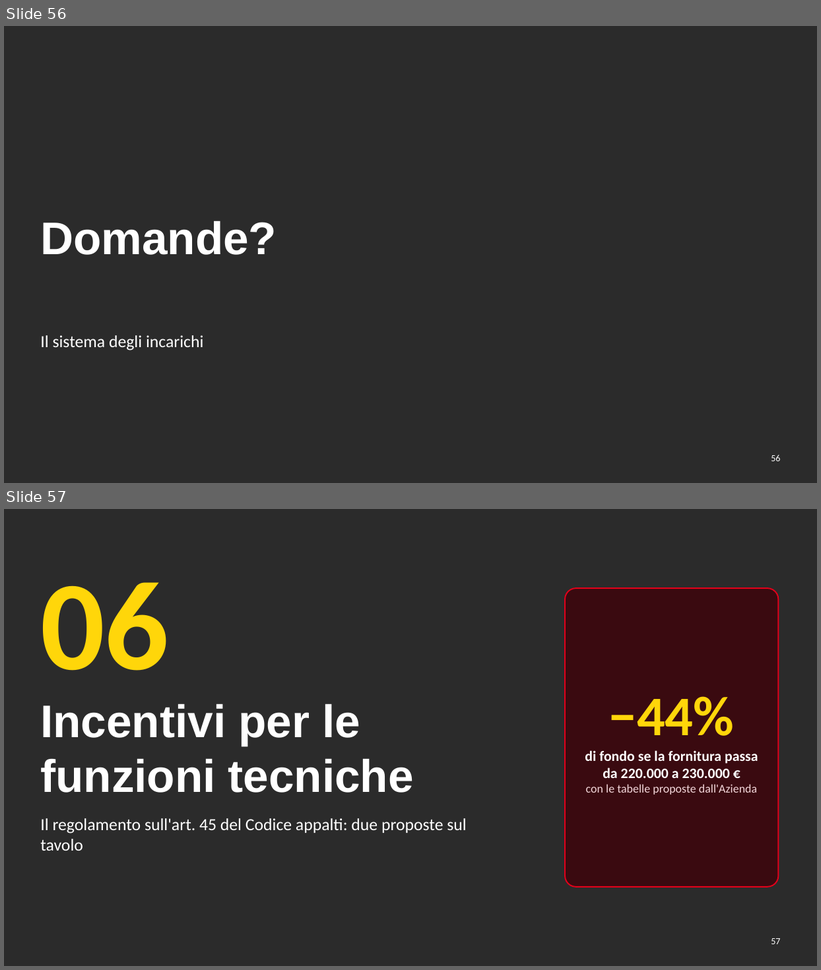
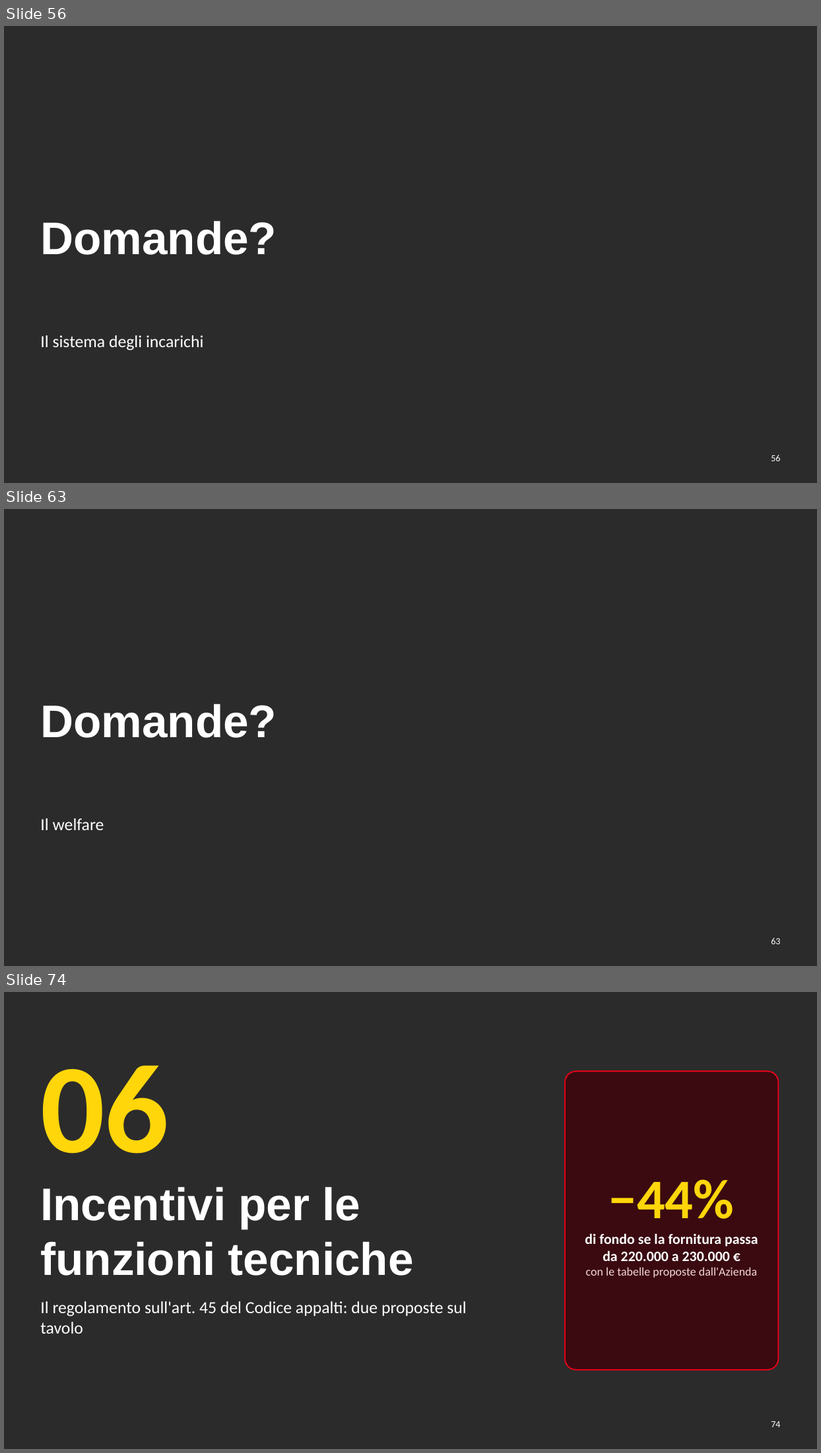
Before and after one commit to aki1806-droid/Prove, a slide deck: produzione/assemblea-2026-12-07/slide/assemblea-2026-12-07.pptx. Shown one above the other, each under a label of ours: slides 56 and 57 before the commit, slides 56, 63 and 74 after it; the slides between them are not shown. The pictures are 821x970 and 821x1453 pixels, drawn with LibreOffice and Linux fonts; fonts in the diff are those of the drawing; background and template pictures are left out; a plain dark background stands for a picture behind light text. Boxes give left, top, right and bottom in pixels: in the first picture for what was removed or moved away, otherwise in the second. Text is boxed around its words. In the diff, an @@ line names an element or a change of style, - is before the commit and + after.

```diff
--- a/produzione/assemblea-2026-12-07/slide/assemblea-2026-12-07.pptx
+++ b/produzione/assemblea-2026-12-07/slide/assemblea-2026-12-07.pptx
@@ slide 63 added at bbox=[4, 509, 817, 966], background picture (left out) @@
@@ title added at bbox=[40, 704, 277, 738], 54 pt, text #FFFFFF, bold @@
+Domande?
@@ text added at bbox=[40, 819, 104, 830], 20 pt, text #FFFFFF @@
+Il welfare
@@ page number added at bbox=[771, 938, 780, 945], 11 pt, text #FFFFFF @@
+63
@@ what was slide 57 is now slide 74 @@
@@ page number at bbox=[771, 1422, 780, 1428]: text changed @@
-57
+74
```
Also in this commit, not shown: 3 slides changed, 26 other slides added, 19 other files.
